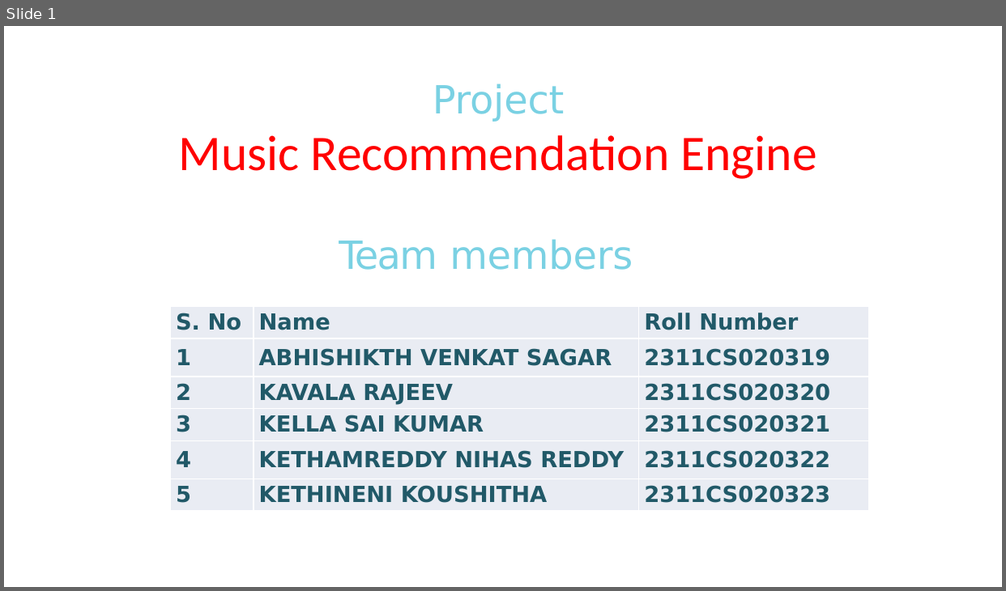
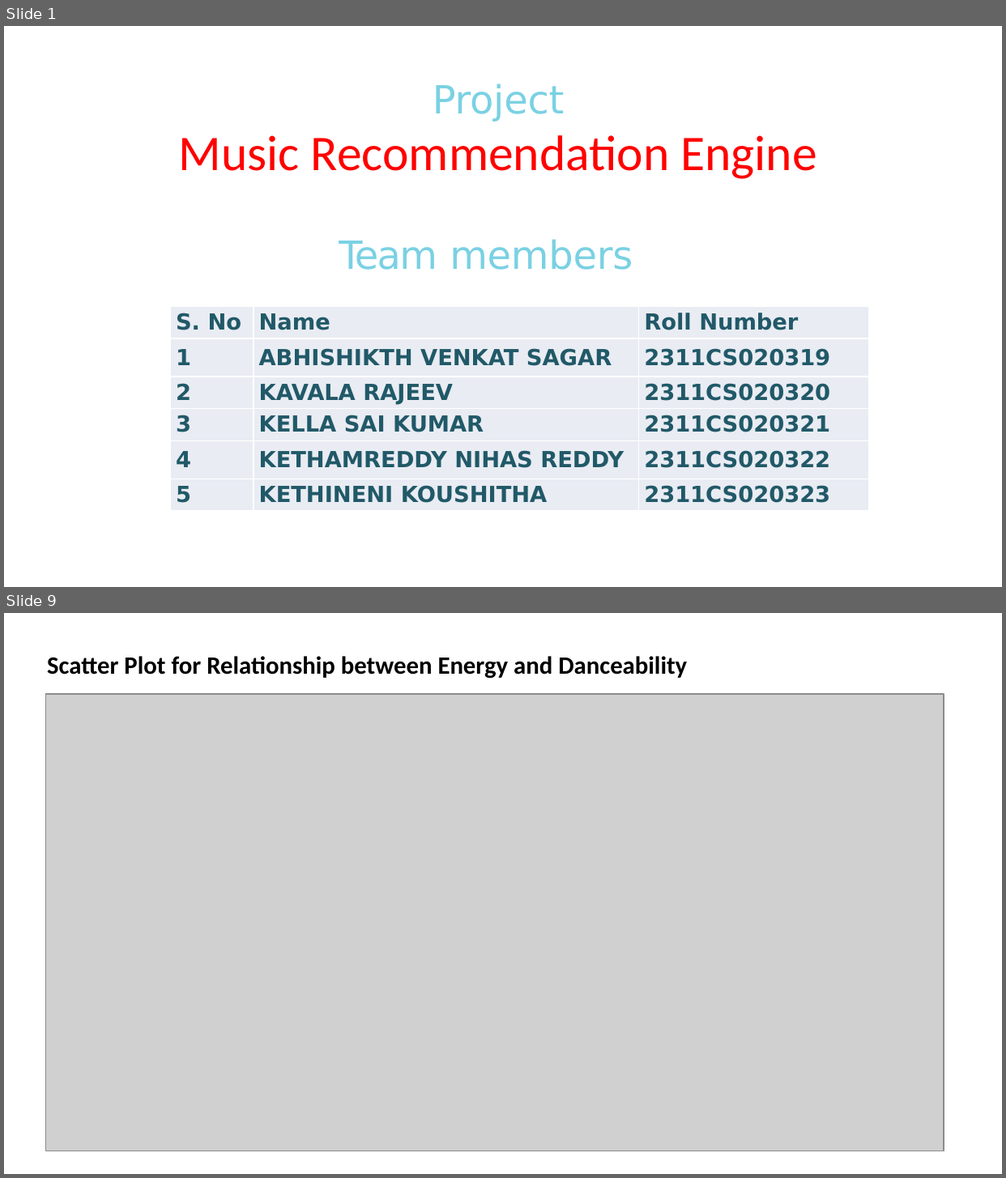
Before and after one commit to Rajeevkavala/Application-Development, a slide deck: Project/Music_Recommendation_Review-1.pptx. Shown one above the other, each under a label of ours: slide 1 before the commit, slides 1 and 9 after it; the slides between them are not shown. The pictures are 1006x591 and 1006x1178 pixels, drawn with LibreOffice and Linux fonts; fonts in the diff are those of the drawing; grey boxes stand for pictures; background and template pictures are left out. Boxes give left, top, right and bottom in pixels: in the first picture for what was removed or moved away, otherwise in the second. Text is boxed around its words. In the diff, an @@ line names an element or a change of style, - is before the commit and + after.

```diff
--- a/Project/Music_Recommendation_Review-1.pptx
+++ b/Project/Music_Recommendation_Review-1.pptx
@@ slide 9 added at [4,613,1002,1174], background #FFFFFF @@
@@ text added at [47,656,687,679], 18 pt, text #000000, bold @@
+Scatter Plot for Relationship between Energy and Danceability
@@ picture added at [46,694,944,1151] @@
```
Also in this commit, not shown: 3 slides changed, 6 other slides added, 3 slides removed, 5 other files.
